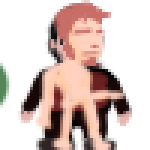
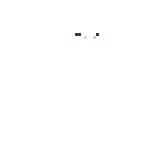
Before/after of a 150 × 150 layered artwork. What changed in the layer stack:
added layer "Layer 6" above "Layer 3" over [75, 33, 102, 39]
hid "Layer 5" over [54, 0, 111, 66]
hid "Layer 2" over [42, 12, 114, 150]
hid "Layer 1" over [33, 9, 126, 150]
hid "Layer 0" over [0, 3, 132, 150]
